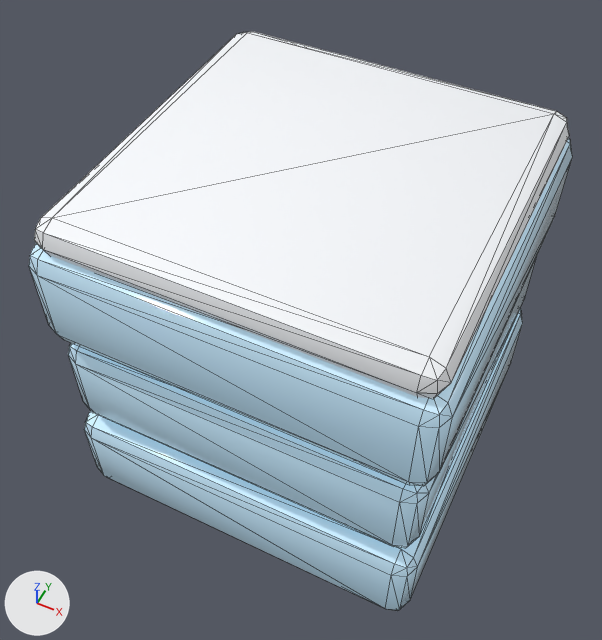
The glTF model godot/games/blastyard/art/models/wall_ice.glb, before and after one commit.
Camera for both pictures: a 50 mm lens placed at (0.655, -1.407, 2.21), pointed at (-0.03, -0.037, 0.498). The axes (+X, +Y, +Z) are drawn at lower left. The lights are the same throughout. The first picture is the older version. Mesh edges are drawn as thin lines. Vertices at exactly the same position are counted once.

Objects in the first picture: 'wall_ice'.
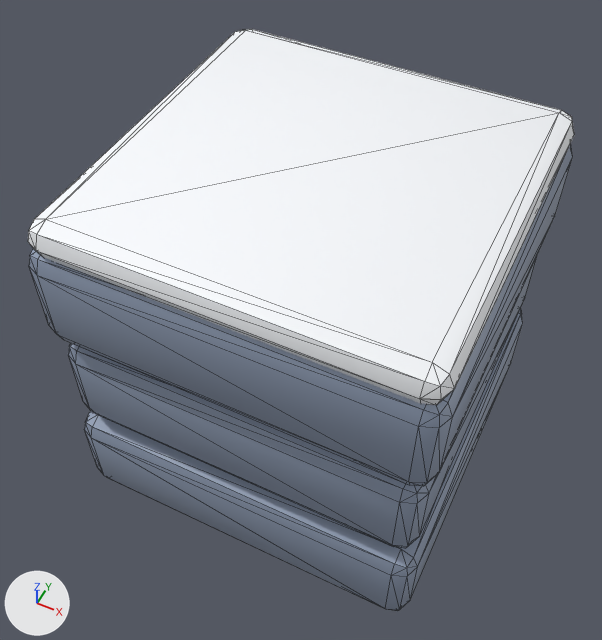
Edits to the scene script, one JSON object a line:
```json
{"op": "add", "block": "mat_ice_wall", "code": ["mat_ice_wall = principled_material('ice_wall')", "mat_ice_wall.base_color = (0.28, 0.34, 0.46)  # greyish blue #909eb5", "mat_ice_wall.roughness = 0.55", "mat_ice_wall.coat_weight = 0.3", "mat_ice_wall.coat_roughness = 0.08"]}
{"block": "me_wall_ice", "where": "me_wall_ice.from_pydata(...)  # 224 vertices, 432 faces; spans x -0.5..0.5, y -0.5..0.5, z 0.01..1.02"}
{"block": "me_wall_ice", "where": "# used by ob_wall_ice; location = (0.0, 0.0, 0.0)"}
{"block": "me_wall_ice", "change": "me_wall_ice part 1: the loose piece of 56 vertices spanning x -0.48..0.48, y -0.48..0.48, z 0.92..1.02 is multiplied about its middle by the matrix ((1.022, 0.0, 0.0), (0.0, 1.022, 0.0), (0.0, 0.0, 1.0))"}
{"block": "me_wall_ice", "change": "me_wall_ice part 2: all 324 faces that had it switch from mat_ice_brick (blue #ceeaf9, glowing dark blue #506c7c) to mat_ice_wall (greyish blue #909eb5)"}
```

Boxes [x1, y1, x2, y2] around the edits, measured in the pictures (602 x 640 px; the box of a moved part takes in the faces that stretch with it):
```json
{"object": "wall_ice", "change": "reshaped, recoloured", "before": [29, 32, 573, 611], "after": [28, 29, 574, 611], "on screen": "blue to greyish blue"}
{"part": 1, "of": "me_wall_ice", "change": "moved or reshaped", "before": [34, 32, 569, 399], "after": [28, 29, 574, 405]}
{"part": 2, "of": "me_wall_ice", "change": "recoloured", "before": [29, 143, 573, 611], "after": [29, 143, 573, 611], "on screen": "blue to greyish blue"}
```
